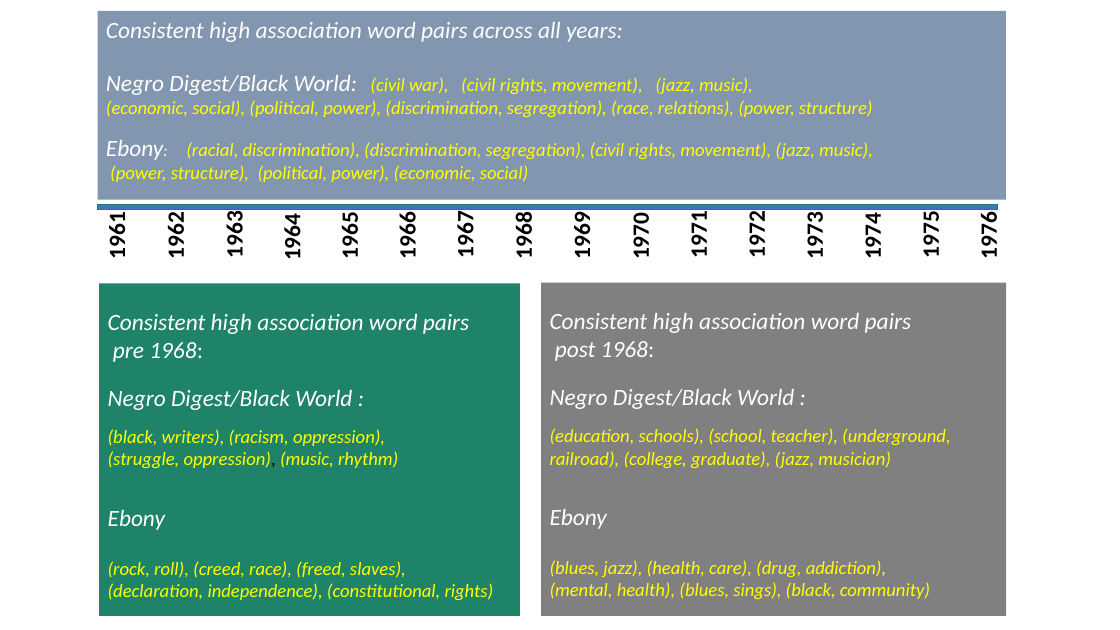
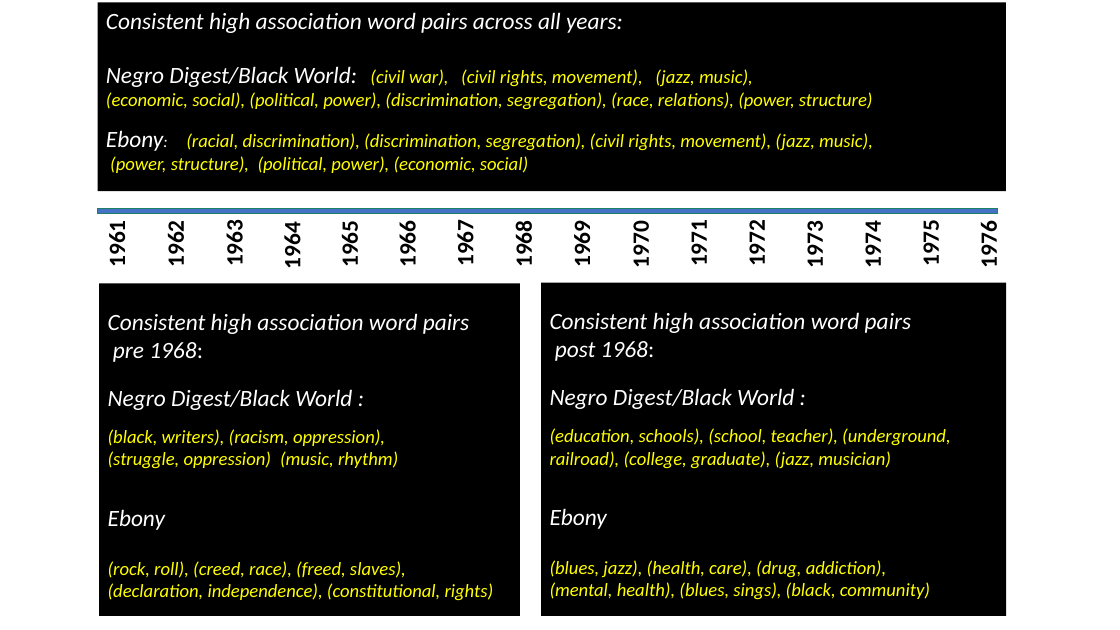
Before and after one commit to kkdey/Black_magazines, a slide deck: slide 1 of draft/SuppFig5.pptx. Drawn at 1120x630 pixels with LibreOffice and Linux fonts; fonts in the diff are those of the drawing. Boxes give left, top, right and bottom in pixels: in the first picture for what was removed or moved away, otherwise in the second. Text is boxed around its words. In the diff, an @@ line names an element or a change of style, - is before the commit and + after.

```diff
--- a/draft/SuppFig5.pptx
+++ b/draft/SuppFig5.pptx
@@ rectangle "Consistent high association word pairs ...": place and size @@
-rectangle "Consistent high association word pairs ..." at <box>97,11,1007,200</box>
+rectangle "Consistent high association word pairs ..." at <box>97,3,1007,192</box>
@@ rectangle "Consistent high association word pairs ..." at <box>97,3,1007,192</box>: fill #8296B0 to #000000 @@
@@ 16 texts: place and size @@
-16 texts at <box>103,215,1003,258</box>
+16 texts at <box>103,223,1003,267</box>
@@ rectangle "Consistent high association word pairs" at <box>99,283,520,616</box>: fill #1E8369 to #000000 @@
@@ rectangle "Consistent high association word pairs" at <box>541,282,1007,616</box>: fill #808080 to #000000 @@
```
Also in this commit, not shown: 9 other files.
